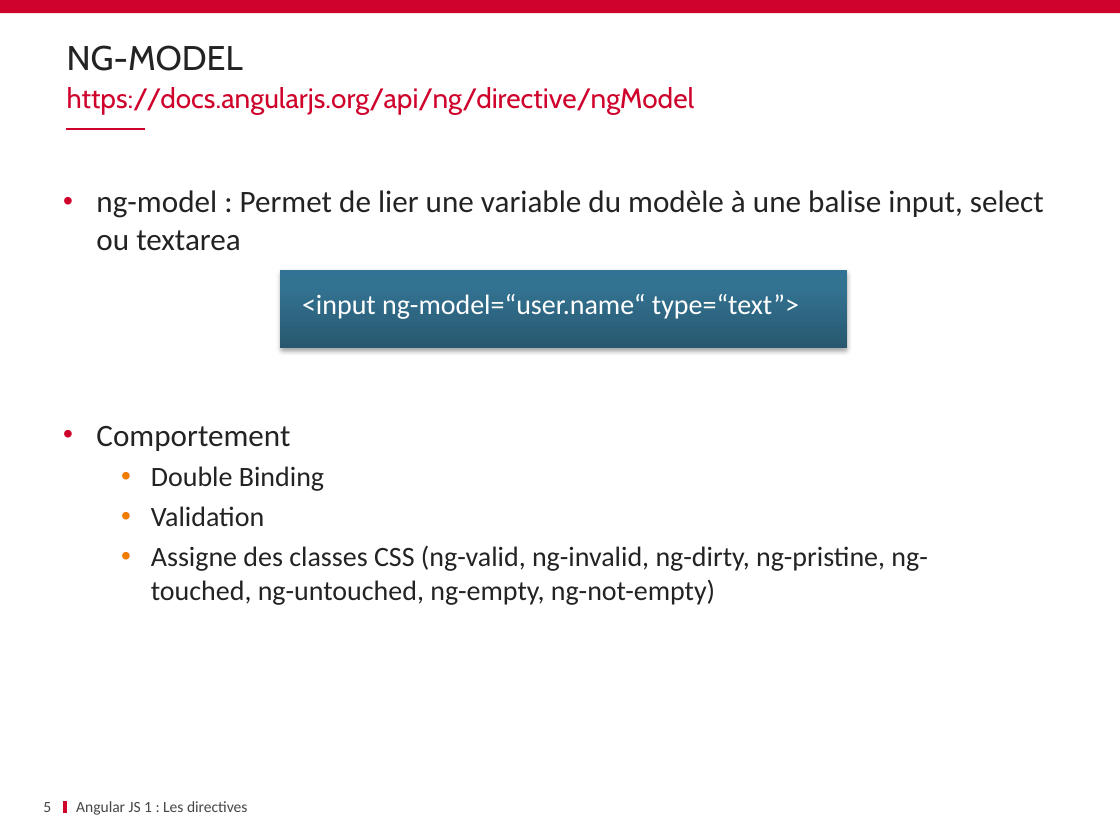
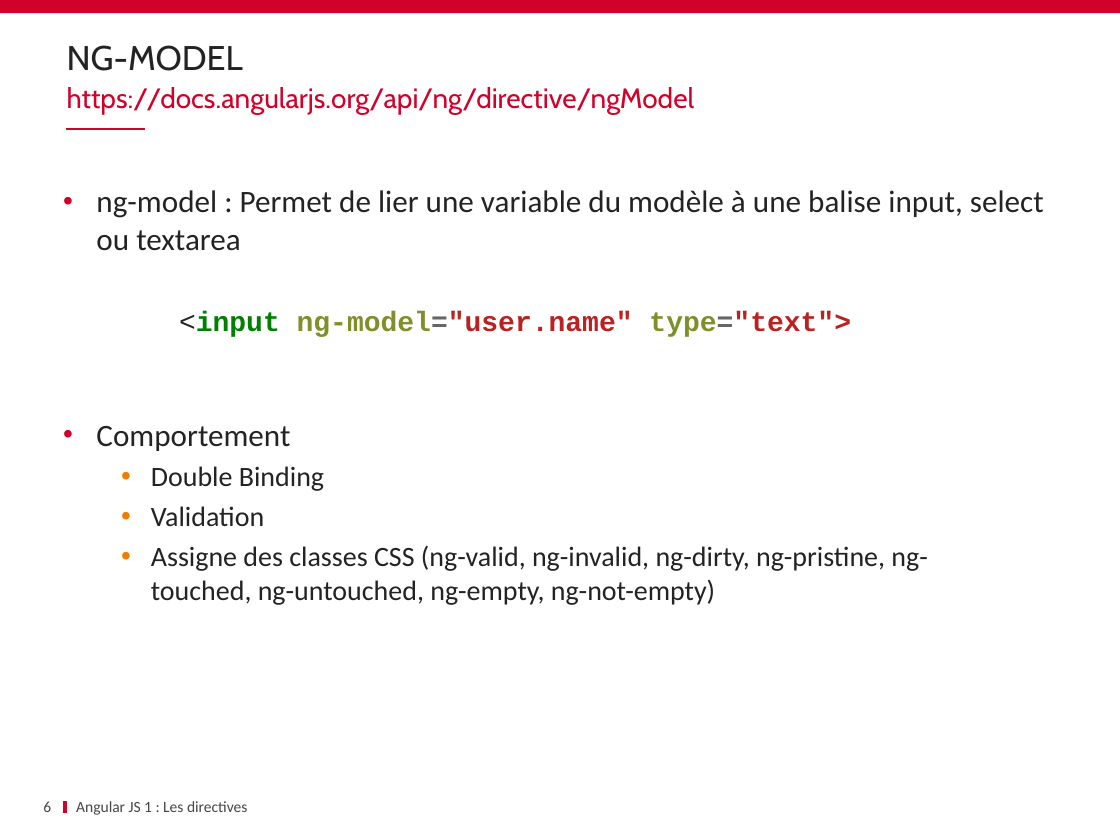
Before and after one commit to ycintre/formation-angularjs, a slide deck: slide 6 of 04 Built-in directives/Built-in directives.pptx (slide 5 before the commit). Drawn at 1120x840 pixels with LibreOffice and Linux fonts; fonts in the diff are those of the drawing; background and template pictures are left out. Boxes give left, top, right and bottom in pixels: in the first picture for what was removed or moved away, otherwise in the second. Text is boxed around its words. In the diff, an @@ line names an element or a change of style, - is before the commit and + after.

```diff
--- a/04 Built-in directives/Built-in directives.pptx
+++ b/04 Built-in directives/Built-in directives.pptx
@@ text "<input ng-model="user.name" type="text">": place and size @@
-text "<input ng-model="user.name" type="text">" at (280, 270, 847, 348)
+text "<input ng-model="user.name" type="text">" at (179, 311, 851, 337)
@@ text "<input ng-model="user.name" type="text">" at (179, 311, 851, 337): fill gradient #285971 to #347393 to #327495 to none; shadow off @@
@@ text at (179, 311, 851, 337): text changed; font Calibri to Courier New; text colour #FFFFFF to #BA2121; bold on @@
-<input ng-model=“user.name“ type=“text”>
+<input ng-model="user.name" type="text">
@@ page number at (43, 801, 51, 812): text changed @@
-5
+6
```
Also in this commit, not shown: 3 other slides changed, 2 slides removed.
